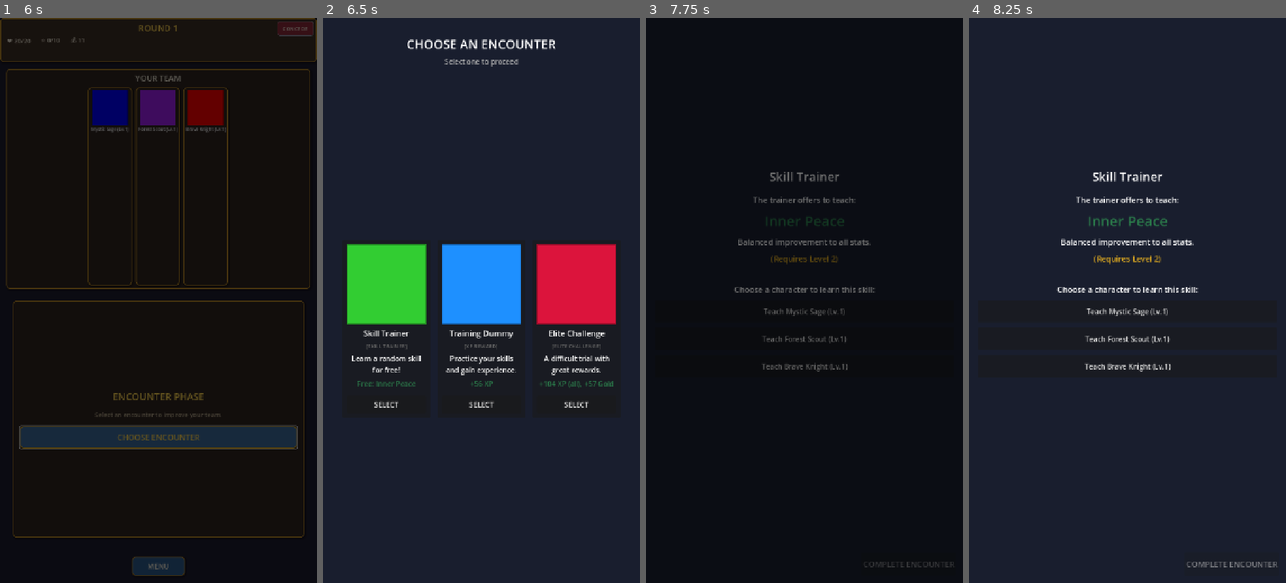
Above: before the commit, frames 1-4 (left to right).
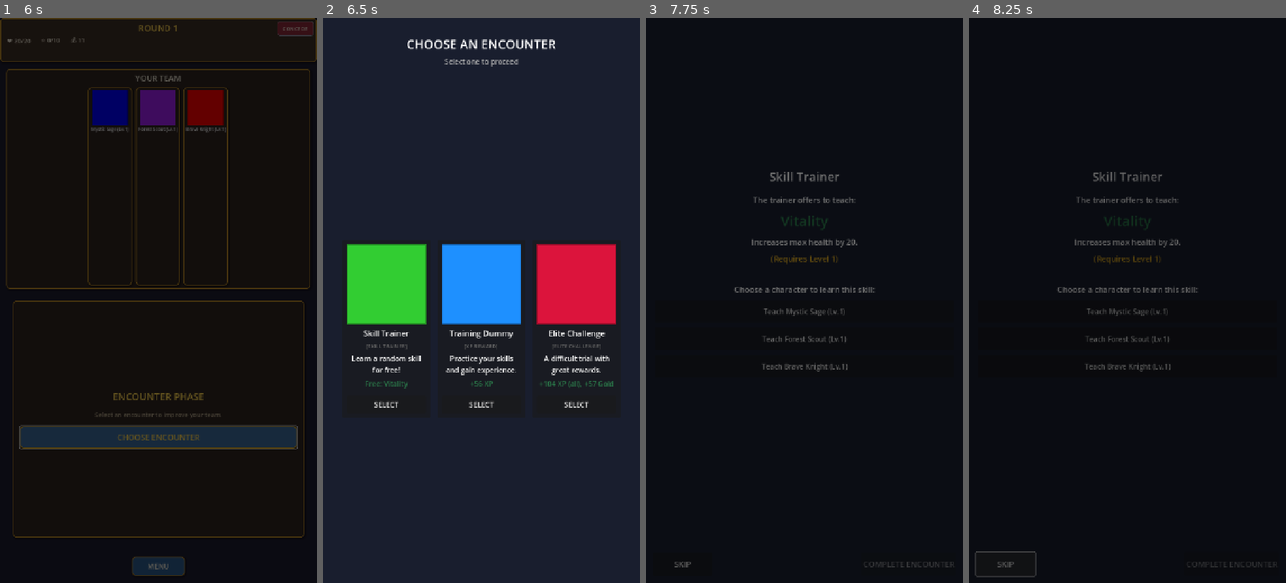
Above: after the commit, the same moments.

Repository: glenncj3/six-strong
Game: Godot game, scene res://scenes/main.tscn
The game is run twice, just before and just after one commit, with the same random seed, the same clock (stepped at 60 frames per second) and the same inputs.
Inputs (mouse positions are in pixels of both pictures, inside the frame that each line leads up to):
- Up to frame 1 (6 s): click "PLAY" at 0.5 s; tap Enter at 1.25 s; move the mouse to (228, 272) at 1.27 s; hold D 1.28-2 s; tap G at 1.35 s; click (228, 272) at 1.42 s; click "SELECT" at 2 s; click "SELECT" at 2.75 s; click "SELECT" at 3.5 s; click "START RUN" at 4.25 s; move the mouse to (110, 187) at 5.02 s; tap X at 5.1 s; click (110, 187) at 5.17 s; click "CHOOSE ENCOUNTER" at 5.75 s
- Up to frame 2 (6.5 s): no input
- Up to frame 3 (7.75 s): move the mouse to (836, 176) at 6.52 s; hold D 6.53-7.25 s; tap L at 6.6 s; click "SELECT" at 7.25 s
- Up to frame 4 (8.25 s): click (1007, 566) at 8 s, where only the run after the commit has a clickable "SKIP"

Frame 1 is identical in both runs. In frame 2, less than 0.1% of the frame differs, in the area x 10-30%, y 64-66%; in frame 3, 0.4%; in frame 4, 89%, in the area x 0-100%, y 0-100%.

Commit message:
updating encounters for bug and skip

Diff:
--- a/auto-battle-journey/autoloads/encounter_factory.gd
+++ b/auto-battle-journey/autoloads/encounter_factory.gd
@@ -198,10 +198,24 @@
 
 
 func _generate_skill_trainer_data() -> Dictionary:
-	"""Generate a random skill for the trainer to offer."""
+	"""Generate a random skill for the trainer to offer that at least one team member can learn."""
 	var all_skills = GameData.get_all_skills()
-	all_skills.shuffle()
-
-	if all_skills.size() > 0:
-		return {"skill_id": all_skills[0]["id"]}
+	var team = RunManager.get_team()
+
+	# Filter to skills that at least one team member can learn
+	var learnable_skills: Array = []
+	for skill in all_skills:
+		var skill_id = skill["id"]
+		var level_req = skill.get("level_requirement", 1)
+
+		for char_instance in team:
+			# Check if character can learn this skill (not already known + meets level req)
+			if skill_id not in char_instance.learned_skills and char_instance.level >= level_req:
+				learnable_skills.append(skill)
+				break  # At least one character can learn it, move to next skill
+
+	learnable_skills.shuffle()
+
+	if learnable_skills.size() > 0:
+		return {"skill_id": learnable_skills[0]["id"]}
 	return {"skill_id": ""}
--- a/auto-battle-journey/scenes/ui/encounter_execute.gd
+++ b/auto-battle-journey/scenes/ui/encounter_execute.gd
@@ -5,6 +5,7 @@
 @onready var title_label = $EncounterContainer/TitleLabel
 @onready var content_container = $EncounterContainer/ContentContainer
 @onready var complete_button = $CompleteButton
+@onready var skip_button = $SkipButton
 
 var encounter_data: Dictionary = {}
 var encounter_completed: bool = false
@@ -16,6 +17,7 @@
 func _ready() -> void:
 	complete_button.pressed.connect(_on_complete_pressed)
 	complete_button.disabled = true  # Enable after encounter interaction
+	skip_button.pressed.connect(_on_skip_pressed)
 
 	# Get selected encounter data from SceneManager
 	encounter_data = SceneManager.get_scene_data("selected_encounter", {})
@@ -41,7 +43,8 @@
 		"set_gold_label": _set_gold_label,
 		"on_buy_item": _on_buy_item,
 		"on_buy_skill": _on_buy_skill,
-		"on_xp_select": _on_xp_character_selected
+		"on_xp_select": _on_xp_character_selected,
+		"on_encounter_complete": _enable_complete
 	}
 
 	# Create UI using the handler
@@ -141,6 +144,23 @@
 # COMPLETION
 # =============================================================================
 
+func _enable_complete() -> void:
+	"""Enable the complete button - called by handlers when encounter is ready to complete."""
+	complete_button.disabled = false
+	encounter_completed = true
+
+
+func _on_skip_pressed() -> void:
+	"""Skip the encounter without taking rewards and return to run view."""
+	print("EncounterExecute: Skipping encounter...")
+
+	# Complete encounter (advances game state) but player gets no rewards
+	RunManager.complete_encounter()
+
+	# Return to run view using SceneManager
+	SceneManager.go_to("run_view")
+
+
 func _on_complete_pressed() -> void:
 	"""Complete the encounter and return to run view."""
 	if not encounter_completed:
--- a/auto-battle-journey/scenes/ui/encounter_execute.tscn
+++ b/auto-battle-journey/scenes/ui/encounter_execute.tscn
@@ -46,6 +46,20 @@
 layout_mode = 2
 size_flags_vertical = 3
 
+[node name="SkipButton" type="Button" parent="."]
+layout_mode = 1
+anchors_preset = 2
+anchor_top = 1.0
+anchor_bottom = 1.0
+offset_left = 16.0
+offset_top = -70.0
+offset_right = 150.0
+offset_bottom = -16.0
+grow_horizontal = 1
+grow_vertical = 0
+theme_override_font_sizes/font_size = 18
+text = "SKIP"
+
 [node name="CompleteButton" type="Button" parent="."]
 layout_mode = 1
 anchors_preset = 3
--- a/auto-battle-journey/scripts/encounters/encounter_handlers.gd
+++ b/auto-battle-journey/scripts/encounters/encounter_handlers.gd
@@ -295,6 +295,7 @@
 
 	var skill_id = encounter_data["data"]["skill_id"]
 	var skill_data = GameData.get_skill_by_id(skill_id)
+	var on_complete = context.get("on_encounter_complete", Callable())
 
 	if skill_data.is_empty():
 		vbox.add_child(UIHelpers.create_label("No skill available...", GameConstants.FONT_SIZE_BODY, Color.WHITE, true))
@@ -314,7 +315,6 @@
 	vbox.add_child(UIHelpers.create_label("Choose a character to learn this skill:", GameConstants.FONT_SIZE_BODY, Color.WHITE, true))
 
 	var team = RunManager.get_team()
-	var on_complete = context.get("on_encounter_complete", Callable())
 
 	for i in range(team.size()):
 		var char_instance = team[i]
